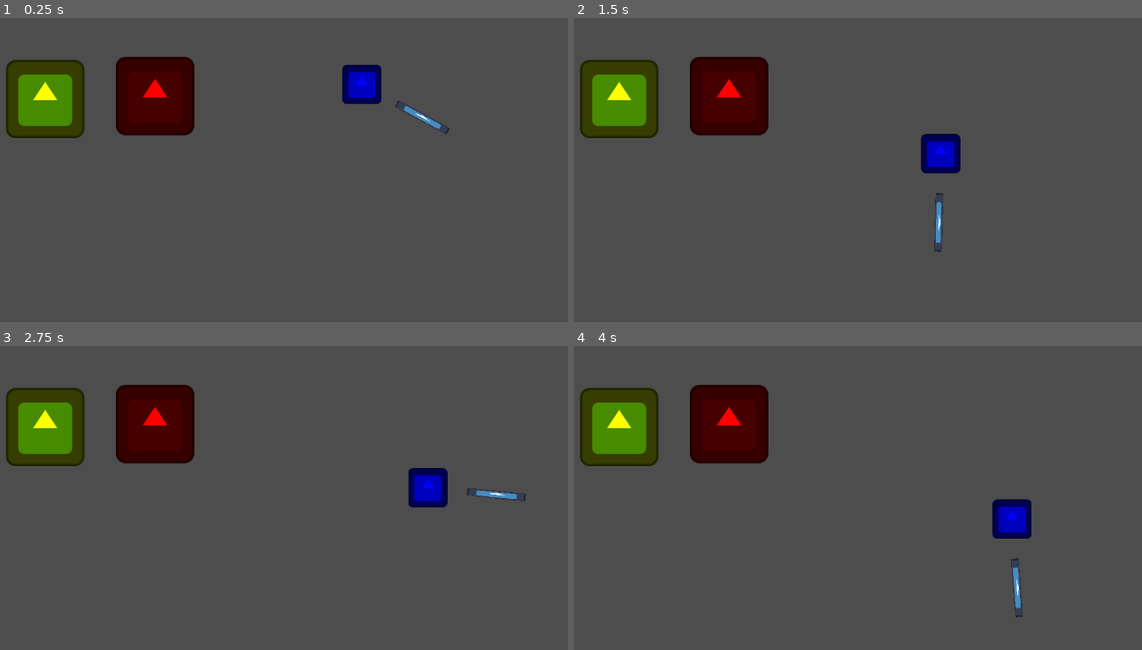
Above: before the commit, frames 1-4 (two rows, left to right).
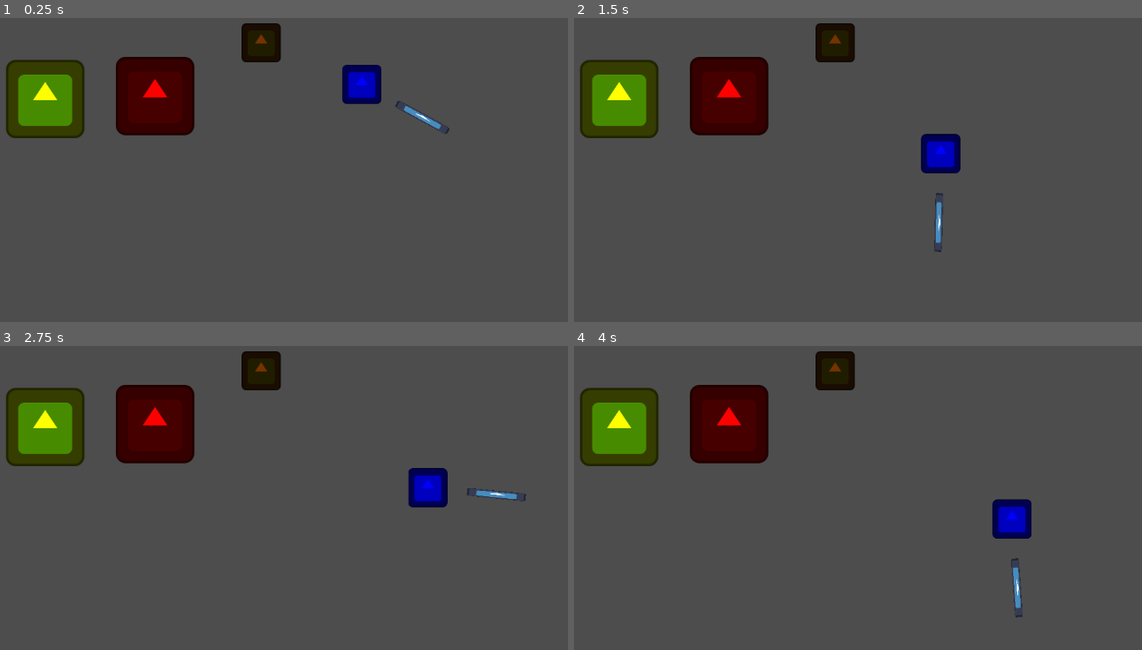
Above: after the commit, the same moments.

Repository: Maccy-0/1-Tap-Adventure
Game: Godot game, scene res://Scenes/MainScene.tscn
Two runs of this game, one before a commit and one after it. Both use one fixed random seed, a clock stepped at 60 frames per second and the inputs below. The engine's default icon, where the game draws it, is replaced by a stand-in: a white triangle on a blue panel in a dark square.
Inputs:
- Up to frame 1 (0.25 s): no input
- Up to frame 2 (1.5 s): hold Space (action) 0.53-1.28 s; tap Space (action) at 1.35 s
- Up to frame 3 (2.75 s): hold Space (action) from 2.03 s (still down)
- Up to frame 4 (4 s): release Space (action) at 2.78 s; tap Space (action) at 2.85 s; hold Space (action) from 3.53 s (still down)

The runs differ from the first frame. In frame 1, 0.9% of the frame differs, in the area x 42-50%, y 1-15%; in frame 2, 0.9%; in frame 3, 0.9%; in frame 4, 0.9%.

Commit message:
Added dummy base

Diff:
--- a/Scenes/MainScene.tscn
+++ b/Scenes/MainScene.tscn
@@ -1,8 +1,12 @@
-[gd_scene load_steps=4 format=3 uid="uid://dx18gfjy68noj"]
+[gd_scene load_steps=6 format=3 uid="uid://dx18gfjy68noj"]
 
 [ext_resource type="Texture2D" uid="uid://b2h7vtkbv4eks" path="res://icon.svg" id="1_hpc76"]
 [ext_resource type="Script" uid="uid://cokplsqjmsxud" path="res://Scenes/player.gd" id="2_tr2i4"]
 [ext_resource type="Script" uid="uid://cjtghhto426ti" path="res://Scenes/player_sprite.gd" id="3_nhkr4"]
+[ext_resource type="Script" uid="uid://c3pshbe8jc33g" path="res://Scenes/dummy.gd" id="4_7rqgy"]
+
+[sub_resource type="CircleShape2D" id="CircleShape2D_qxria"]
+radius = 111.01801
 
 [node name="Node2D" type="Node2D"]
 
@@ -34,4 +38,18 @@
 texture = ExtResource("1_hpc76")
 offset = Vector2(150, 0)
 
+[node name="Area2D" type="Area2D" parent="Player"]
+
+[node name="CollisionShape2D" type="CollisionShape2D" parent="Player/Area2D"]
+shape = SubResource("CircleShape2D_qxria")
+
 [node name="EnemySpawner" type="Node2D" parent="."]
+
+[node name="Dummy" type="Node2D" parent="."]
+script = ExtResource("4_7rqgy")
+
+[node name="Sprite2D" type="Sprite2D" parent="Dummy"]
+modulate = Color(0.45904118, 0.19849232, 1.92523e-07, 1)
+position = Vector2(652, 192)
+scale = Vector2(0.5, 0.5)
+texture = ExtResource("1_hpc76")
--- /dev/null
+++ b/Scenes/dummy.gd
@@ -0,0 +1,4 @@
+extends Node2D
+
+func _ready():
+	add_to_group("enemies")
Not shown, added: Scenes/dummy.gd.uid
